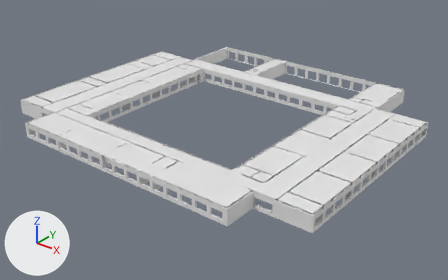
A saved change to the FBX model Assets/Resource/Models/school.fbx.
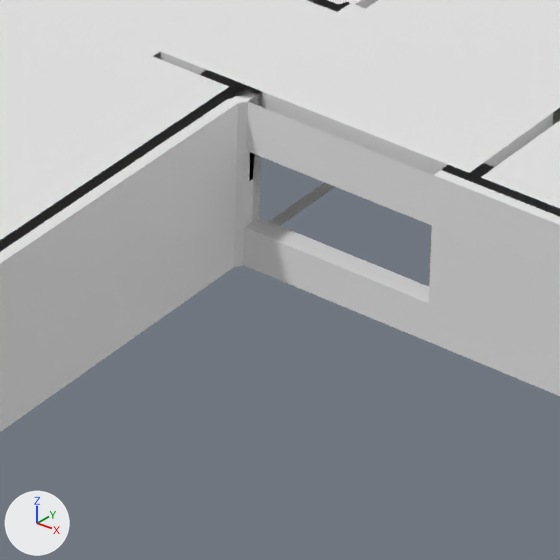
The first picture shows the older version from a 50 mm camera at (65.5, -80.8, 44.0) aimed at (4.8, -4.8, -3.1). The close-ups show both versions on the part from 51% to 64% of the width and 65% to 85% of the height of that picture; other places that the commit changed are outside them. Arrows for +X, +Y and +Z are at lower left; the lights stay in place.
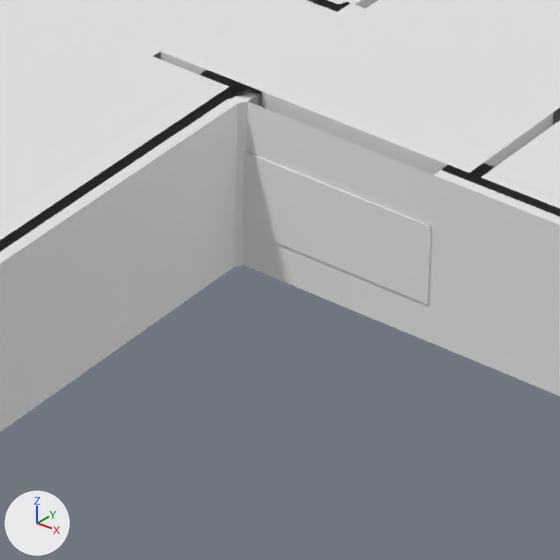
Pixel boxes [x1, y1, x2, y2] of what changed, in the close-ups (560 x 560 px):
'CTRL_Hole.001', added
    after: [242, 151, 432, 304]

Edits to the bpy script that builds the scene:
```text
Add me_ctrl_hole:
    me_ctrl_hole.from_pydata(...)  # a box spanning x -0.599..0.599, y 0.0..0.3, z 0.0..0.998
Add ob_ctrl_hole_001:
    ob_ctrl_hole_001 = bpy.data.objects.new('CTRL_Hole.001', me_ctrl_hole)
    ob_ctrl_hole_001.parent = ob_outsided_window_huge
    ob_ctrl_hole_001.location = (0.0, -0.15, 0.0)
Add ob_outsided_window_huge:
    ob_outsided_window_huge = bpy.data.objects.new('Outsided_window_huge', None)
    ob_outsided_window_huge.location = (26.26, -23.51, 0.588)
    ob_outsided_window_huge.scale = (2.53, 1.21, 1.21)
```
